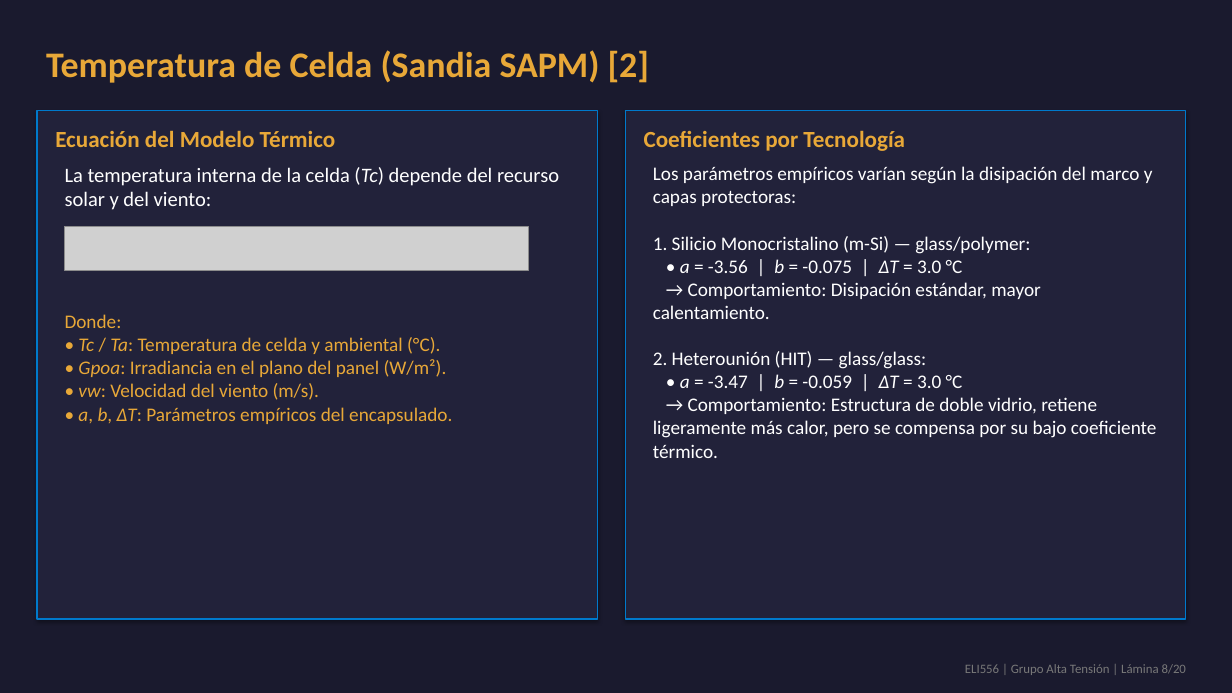
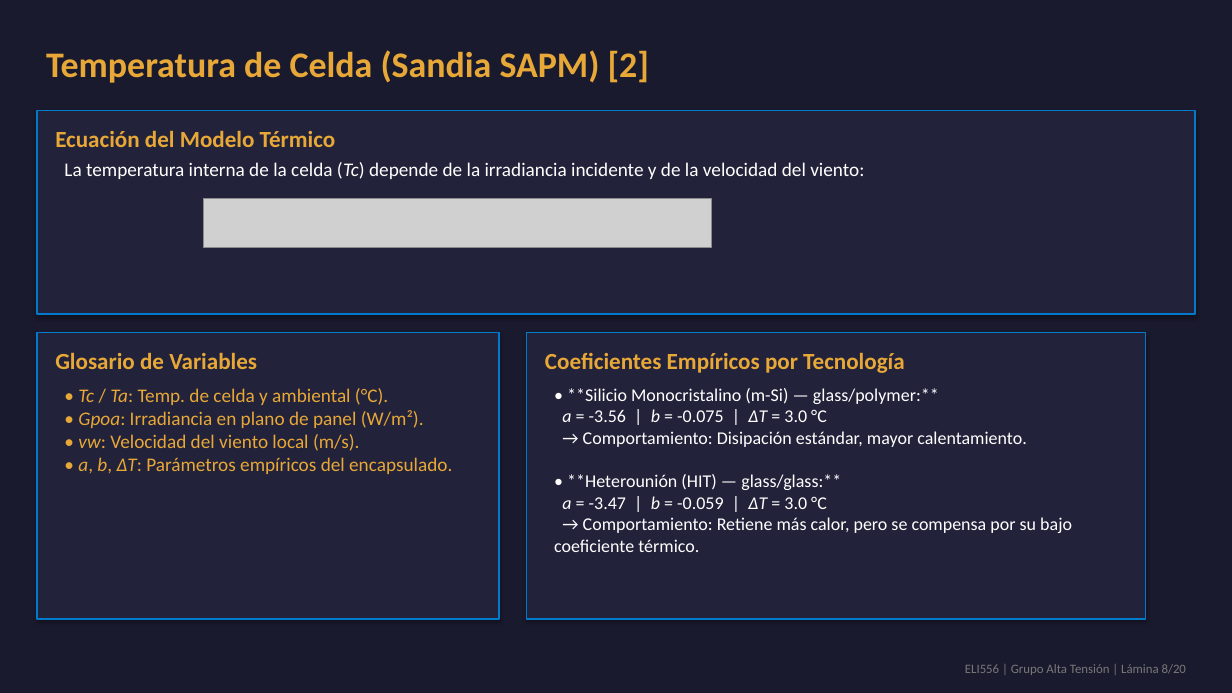
Before and after one commit to theChosen16/t2-paneles, a slide deck: slide 8 of output/Presentacion_Final_ELI556_Atacama.pptx. Drawn at 1232x693 pixels with LibreOffice and Linux fonts; fonts in the diff are those of the drawing; grey boxes stand for pictures. Boxes give left, top, right and bottom in pixels: in the first picture for what was removed or moved away, otherwise in the second. Text is boxed around its words. In the diff, an @@ line names an element or a change of style, - is before the commit and + after.

Commit message:
Redesign Slides 5, 8, 10, 11, and 15 with horizontal segmentation and asymmetric columns for math legibility

```diff
--- a/output/Presentacion_Final_ELI556_Atacama.pptx
+++ b/output/Presentacion_Final_ELI556_Atacama.pptx
@@ rectangle added at box(37, 111, 1195, 314), fill #22223A, outline #007ACC 1 pt @@
@@ text at box(64, 162, 864, 179): text changed; size 16 to 15 pt @@
-La temperatura interna de la celda (Tc) depende del recurso solar y del viento:
+La temperatura interna de la celda (Tc) depende de la irradiancia incidente y de la velocidad del viento:
@@ picture: place and size @@
-picture at box(65, 226, 529, 271)
+picture at box(203, 199, 712, 248)
@@ rectangle: place and size @@
-rectangle at box(37, 111, 598, 619)
+rectangle at box(37, 333, 499, 619)
@@ text added at box(55, 353, 257, 369), 18 pt, text #E8A838, bold @@
+Glosario de Variables
@@ rectangle: place and size @@
-rectangle at box(626, 111, 1187, 619)
+rectangle at box(527, 333, 1146, 619)
@@ text at box(545, 353, 905, 373): text changed @@
-Coeficientes por Tecnología
+Coeficientes Empíricos por Tecnología
@@ text "• Tc / Ta: Temp. ...": place and size @@
-text "• Tc / Ta: Temp. ..." at box(65, 314, 452, 424)
+text "• Tc / Ta: Temp. ..." at box(78, 388, 452, 474)
@@ text at box(78, 388, 424, 451): text changed @@
-Donde:
-• Tc / Ta: Temperatura de celda y ambiental (°C).
-• Gpoa: Irradiancia en el plano del panel (W/m²).
-• vw: Velocidad del viento (m/s).
+• Tc / Ta: Temp. de celda y ambiental (°C).
+• Gpoa: Irradiancia en plano de panel (W/m²).
+• vw: Velocidad del viento local (m/s).
@@ text "• **Silicio Monocristalino (m-Si) — ...": place and size @@
-text "• **Silicio Monocristalino (m-Si) — ..." at box(653, 166, 1157, 458)
+text "• **Silicio Monocristalino (m-Si) — ..." at box(554, 388, 1072, 552)
@@ text at box(562, 388, 939, 422): text changed; size 15 to 14 pt @@
-Los parámetros empíricos varían según la disipación del marco y capas protectoras:
-1. Silicio Monocristalino (m-Si) — glass/polymer:
-• a = -3.56 | b = -0.075 | ΔT = 3.0 °C
+• **Silicio Monocristalino (m-Si) — glass/polymer:**
+a = -3.56 | b = -0.075 | ΔT = 3.0 °C
@@ text at box(583, 431, 1026, 447): size 15 to 14 pt in "→ Comportamiento: Disipación estándar, mayor calentamiento." @@
@@ text at box(554, 474, 1072, 552): text changed; size 15 to 14 pt @@
-2. Heterounión (HIT) — glass/glass:
-• a = -3.47 | b = -0.059 | ΔT = 3.0 °C
-→ Comportamiento: Estructura de doble vidrio, retiene ligeramente más calor, pero se compensa por su bajo coeficiente térmico.
+• **Heterounión (HIT) — glass/glass:**
+a = -3.47 | b = -0.059 | ΔT = 3.0 °C
+→ Comportamiento: Retiene más calor, pero se compensa por su bajo coeficiente térmico.
```
Also in this commit, not shown: 4 other slides changed, 6 other files.
